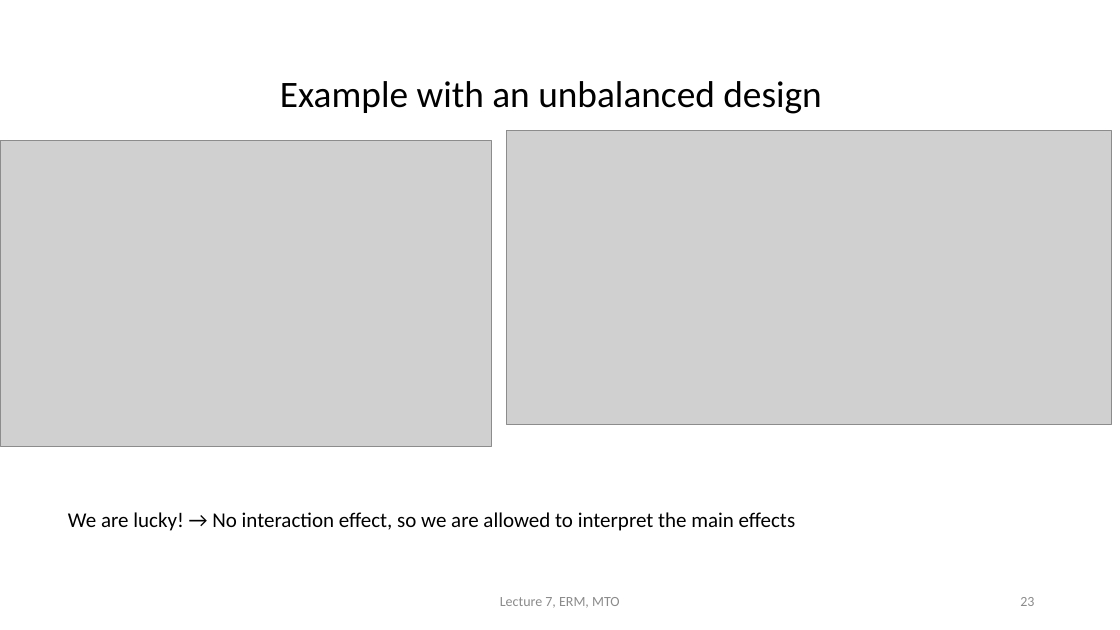
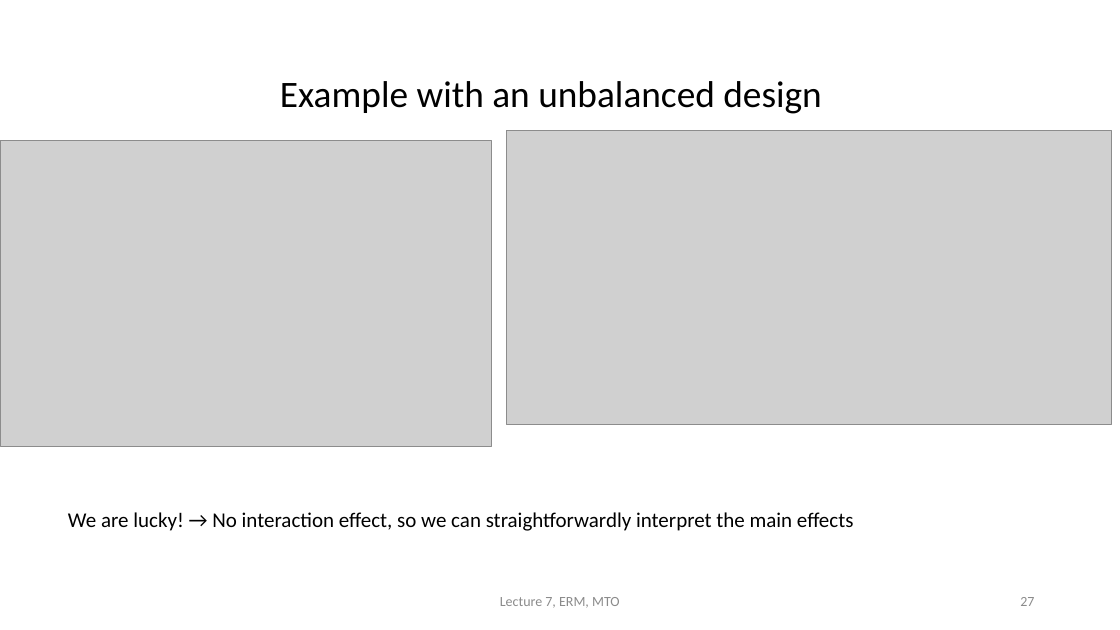
Before and after one commit to cjvanlissa/erm, a slide deck: slide 27 of HC07/HC7_EN.pptx (slide 23 before the commit). Drawn at 1120x630 pixels with LibreOffice and Linux fonts; fonts in the diff are those of the drawing; grey boxes stand for pictures. Boxes give left, top, right and bottom in pixels: in the first picture for what was removed or moved away, otherwise in the second. Text is boxed around its words. In the diff, an @@ line names an element or a change of style, - is before the commit and + after.

```diff
--- a/HC07/HC7_EN.pptx
+++ b/HC07/HC7_EN.pptx
@@ text at (68, 512, 854, 531): text changed @@
-We are lucky! → No interaction effect, so we are allowed to interpret the main effects
+We are lucky! → No interaction effect, so we can straightforwardly interpret the main effects
@@ page number at (1020, 597, 1034, 606): text changed @@
-23
+27
```
Also in this commit, not shown: 8 other slides changed, 4 slides added, 1 slide removed, 1 other file.
